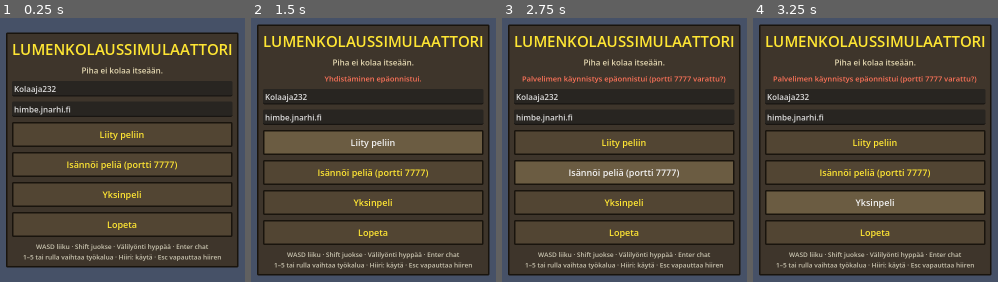
Above: before the commit, frames 1-4 (left to right).
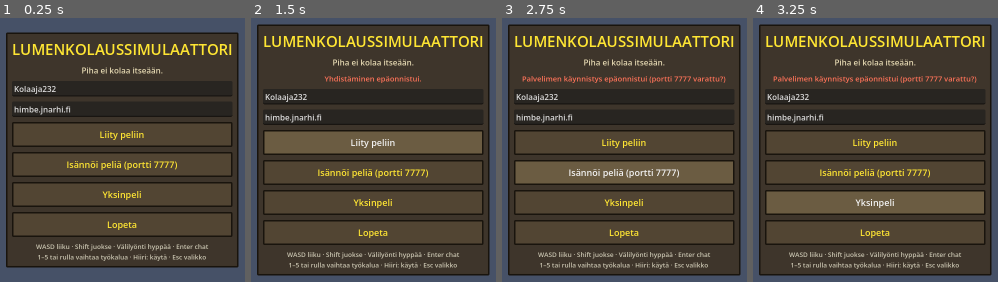
Above: after the commit, the same moments.

Repository: Naarhi/lumenkolaussimulaattori
Game: Godot game, scene res://scenes/main.tscn
Two runs of this game, one before a commit and one after it. Both use one fixed random seed, a clock stepped at 60 frames per second and the inputs below.
Inputs:
- Up to frame 1 (0.25 s): no input
- Up to frame 2 (1.5 s): click "Liity peliin" at 0.5 s; click "Liity peliin" at 1.25 s
- Up to frame 3 (2.75 s): click "Isännöi peliä (portti 7777)" at 2 s
- Up to frame 4 (3.25 s): click "Yksinpeli" at 2.75 s

The runs differ from the first frame. In frame 1, 0.9% of the frame differs, in the area x 9-91%, y 89-93%; in frame 2, 0.9%; in frame 3, 0.9%; in frame 4, 0.9%.

Commit message:
Lisää Esc-valikko, äänenvoimakkuudet ja oma retrotaustamusiikki
Esc avaa taukovalikon: jatka, efektien ja musiikin äänenvoimakkuus (tallentuu
asetuksiin), poistu päävalikkoon ja lopeta. Taustamusiikki "Pihan valssi" on
sävelletty peliä varten ja syntetisoidaan taustasäikeessä OSRS-henkisillä
pulssi- ja kolmioaalloilla.

Co-Authored-By: Claude Opus 5.5 (1M context) <noreply@anthropic.com>
Claude-Session: https://claude.ai/code/session_01VpyirFkfgfmF8FF5pAepcW

Diff:
--- a/project.godot
+++ b/project.godot
@@ -14,6 +14,7 @@
 
 Net="*res://scripts/net.gd"
 Sfx="*res://scripts/retro_sfx.gd"
+Music="*res://scripts/music.gd"
 
 [display]
 
--- a/scripts/hud.gd
+++ b/scripts/hud.gd
@@ -18,6 +18,9 @@
 var _chat_input: LineEdit
 ## Tosi, kun pelaaja kirjoittaa chattiin (liike ja lapio pois päältä).
 var typing := false
+## Tosi, kun Esc-valikko on auki.
+var paused := false
+var _pause: Control
 var _status: Label
 var _game: Control
 var _chat: VBoxContainer
@@ -30,6 +33,7 @@
 
 func _ready() -> void:
 	_build_game_ui()
+	_build_pause_menu()
 	_build_menu()
 	_game.visible = false
 	_menu.visible = false
@@ -37,8 +41,14 @@
 
 # --- Valikko ---------------------------------------------------------------
 
+## Tosi, kun pelaajan ohjaus on pois päältä (chat tai valikko).
+func blocks_input() -> bool:
+	return typing or paused
+
+
 func show_menu(main, message := "") -> void:
 	_menu.set_meta("main", main)
+	_close_pause(false)
 	_menu.visible = true
 	_game.visible = false
 	_status.visible = false
@@ -108,7 +118,7 @@
 	box.add_child(_button("Yksinpeli", func(): _main().start_singleplayer()))
 	box.add_child(_button("Lopeta", func(): get_tree().quit()))
 
-	var help := _label("WASD liiku · Shift juokse · Välilyönti hyppää · Enter chat\n1–5 tai rulla vaihtaa työkalua · Hiiri: käytä · Esc vapauttaa hiiren", 13, Color(0.8, 0.78, 0.7))
+	var help := _label("WASD liiku · Shift juokse · Välilyönti hyppää · Enter chat\n1–5 tai rulla vaihtaa työkalua · Hiiri: käytä · Esc valikko", 13, Color(0.8, 0.78, 0.7))
 	help.horizontal_alignment = HORIZONTAL_ALIGNMENT_CENTER
 	box.add_child(help)
 
@@ -261,7 +271,7 @@
 func _input(event: InputEvent) -> void:
 	if not _game.visible or not (event is InputEventKey) or not event.pressed or event.echo:
 		return
-	if not typing and event.physical_keycode in [KEY_ENTER, KEY_KP_ENTER, KEY_T]:
+	if not typing and not paused and event.physical_keycode in [KEY_ENTER, KEY_KP_ENTER, KEY_T]:
 		typing = true
 		_chat_input.visible = true
 		_chat_input.text = ""
@@ -270,6 +280,73 @@
 	elif typing and event.physical_keycode == KEY_ESCAPE:
 		_close_chat()
 		get_viewport().set_input_as_handled()
+	elif event.physical_keycode == KEY_ESCAPE:
+		if paused:
+			_close_pause(true)
+		else:
+			_open_pause()
+		get_viewport().set_input_as_handled()
+
+
+# --- Esc-valikko --------------------------------------------------------------------
+
+func _build_pause_menu() -> void:
+	_pause = ColorRect.new()
+	(_pause as ColorRect).color = Color(0, 0, 0, 0.45)
+	_pause.set_anchors_preset(Control.PRESET_FULL_RECT)
+	_pause.visible = false
+	add_child(_pause)
+	var panel := PanelContainer.new()
+	panel.add_theme_stylebox_override("panel", _osrs_box())
+	panel.set_anchors_preset(Control.PRESET_CENTER)
+	panel.grow_horizontal = Control.GROW_DIRECTION_BOTH
+	panel.grow_vertical = Control.GROW_DIRECTION_BOTH
+	panel.custom_minimum_size = Vector2(380, 0)
+	_pause.add_child(panel)
+	var box := VBoxContainer.new()
+	box.add_theme_constant_override("separation", 10)
+	panel.add_child(box)
+	var title := _label("Tauko", 26, OSRS_YELLOW)
+	title.horizontal_alignment = HORIZONTAL_ALIGNMENT_CENTER
+	box.add_child(title)
+	box.add_child(_button("Jatka kolaamista", func(): _close_pause(true)))
+	box.add_child(_volume_slider("Efektit", Sfx.BUS))
+	box.add_child(_volume_slider("Musiikki", Music.BUS))
+	box.add_child(_button("Poistu päävalikkoon", func(): _main().leave_game()))
+	box.add_child(_button("Lopeta peli", func(): get_tree().quit()))
+
+
+func _volume_slider(title: String, bus_name: String) -> Control:
+	var row := HBoxContainer.new()
+	var l := _label(title, 17, Color(0.95, 0.9, 0.75))
+	l.custom_minimum_size.x = 110
+	row.add_child(l)
+	var slider := HSlider.new()
+	slider.min_value = 0.0
+	slider.max_value = 1.0
+	slider.step = 0.05
+	slider.value = Sfx.get_volume(bus_name)
+	slider.size_flags_horizontal = Control.SIZE_EXPAND_FILL
+	slider.size_flags_vertical = Control.SIZE_SHRINK_CENTER
+	slider.value_changed.connect(func(v: float):
+		Sfx.set_volume(bus_name, v)
+		if bus_name == Sfx.BUS:
+			Sfx.play_2d(Sfx.SCOOP))
+	row.add_child(slider)
+	return row
+
+
+func _open_pause() -> void:
+	paused = true
+	_pause.visible = true
+	Input.mouse_mode = Input.MOUSE_MODE_VISIBLE
+
+
+func _close_pause(recapture: bool) -> void:
+	paused = false
+	_pause.visible = false
+	if recapture and DisplayServer.get_name() != "headless":
+		Input.mouse_mode = Input.MOUSE_MODE_CAPTURED
 
 
 func _on_chat_submitted(text: String) -> void:
--- a/scripts/main.gd
+++ b/scripts/main.gd
@@ -83,6 +83,19 @@
 
 func join_game(address: String) -> void:
 	_join(address)
+
+
+## Esc-valikon "Poistu päävalikkoon": katkaise yhteys tai lopeta oma palvelin.
+func leave_game() -> void:
+	if multiplayer.is_server():
+		_write_xp()
+	Net.leave()
+	for p in players.get_children():
+		p.queue_free()
+	_carried.clear()
+	_names.clear()
+	_levels.clear()
+	hud.show_menu(self)
 
 
 func _start_server(is_dedicated: bool) -> void:
@@ -504,6 +517,8 @@
 	if Net.cli.has("screenshot"):
 		me.rotation.y = deg_to_rad(float(Net.cli.get("yaw", "0")))
 		me.head.rotation.x = -0.35
+		if Net.cli.has("pause"):
+			hud._open_pause()
 		if Net.cli.has("event") and multiplayer.is_server():
 			events.trigger(int(Net.cli["event"]))
 		await get_tree().create_timer(float(Net.cli.get("wait", "1.5"))).timeout
--- /dev/null
+++ b/scripts/music.gd
@@ -0,0 +1,161 @@
+extends Node
+## Oma Old School RuneScapen henkinen taustamusiikki, joka syntetisoidaan koodissa.
+## Kappale "Pihan valssi" (D-molli, 100 bpm, 16 tahtia) on sävelletty tätä peliä varten.
+## Synteesi tehdään taustasäikeessä, jottei peli nyki käynnistyessä.
+
+const MIX_RATE := 22050
+const BPM := 100.0
+const EIGHTH := 60.0 / BPM / 2.0
+const BUS := "Musiikki"
+
+# Melodia: [sävel, kesto kahdeksasosina]. "." on tauko.
+const MELODY := [
+	["D5", 4], ["F5", 2], ["A5", 2], ["G5", 3], ["F5", 1], ["E5", 2], ["D5", 2],
+	["F5", 4], ["D5", 2], ["A#4", 2], ["C5", 3], ["D5", 1], ["C5", 2], ["A#4", 2],
+	["E5", 4], ["G5", 2], ["E5", 2], ["C5", 3], ["D5", 1], ["E5", 2], ["G5", 2],
+	["A5", 6], ["G5", 2], ["E5", 8],
+	["D5", 4], ["F5", 2], ["A5", 2], ["D6", 3], ["C6", 1], ["A5", 2], ["F5", 2],
+	["G5", 4], ["A#5", 2], ["G5", 2], ["D5", 3], ["E5", 1], ["F5", 2], ["G5", 2],
+	["A5", 3], ["G5", 1], ["F5", 2], ["E5", 2], ["C#5", 4], ["E5", 2], ["A4", 2],
+	["D5", 8], [".", 8],
+]
+# Sointu kahdeksi tahdiksi kerrallaan: pohjasävel ja soinnun sävelet.
+const CHORDS := [
+	["D3", ["D4", "F4", "A4"]],
+	["A#2", ["A#3", "D4", "F4"]],
+	["C3", ["C4", "E4", "G4"]],
+	["A2", ["A3", "C4", "E4"]],
+	["D3", ["D4", "F4", "A4"]],
+	["G2", ["G3", "A#3", "D4"]],
+	["A2", ["A3", "C#4", "E4"]],
+	["D3", ["D4", "F4", "A4"]],
+]
+
+var _player: AudioStreamPlayer
+var _thread: Thread
+var _buf := PackedFloat32Array()
+var _rng := RandomNumberGenerator.new()
+
+
+func _ready() -> void:
+	if DisplayServer.get_name() == "headless":
+		return
+	_player = AudioStreamPlayer.new()
+	_player.bus = BUS
+	_player.volume_db = -4.0
+	add_child(_player)
+	_thread = Thread.new()
+	_thread.start(_compose)
+
+
+func _compose() -> void:
+	var bars := CHORDS.size() * 2
+	var length := int(bars * 8 * EIGHTH * MIX_RATE)
+	_buf.resize(length)
+	_buf.fill(0.0)
+	_rng.seed = 2026
+
+	# Melodia: pehmeä pulssiaalto ja vibrato (OSRS:n "huilu").
+	var t := 0.0
+	for note in MELODY:
+		var duration: float = note[1] * EIGHTH
+		if note[0] != ".":
+			_tone(t, duration * 0.95, _freq(note[0]), 0.16, 0.25, 5.0)
+		t += duration
+
+	for i in CHORDS.size():
+		var start := i * 16 * EIGHTH
+		var root := _freq(CHORDS[i][0])
+		# Basso: pohjasävel, kvintti, oktaavi ja kvintti kahdeksasosina.
+		for step in 16:
+			var f: float = root * [1.0, 1.5, 2.0, 1.5][step % 4]
+			_triangle(start + step * EIGHTH, EIGHTH * 0.9, f, 0.13)
+		# Pehmeä sointumatto
+		for tone in CHORDS[i][1]:
+			_tone(start, 16 * EIGHTH, _freq(tone), 0.035, 0.5, 0.0)
+		# Rummut: matala isku 1. ja 3. iskulla, kohinanapsu 2. ja 4. iskulla.
+		for beat in 8:
+			var bt := start + beat * 2 * EIGHTH
+			if beat % 2 == 0:
+				_kick(bt)
+			else:
+				_snare(bt)
+
+	var data := PackedByteArray()
+	data.resize(length * 2)
+	for i in length:
+		data.encode_s16(i * 2, int(clampf(_buf[i] * 0.9, -1.0, 1.0) * 32767.0))
+	var stream := AudioStreamWAV.new()
+	stream.format = AudioStreamWAV.FORMAT_16_BITS
+	stream.mix_rate = MIX_RATE
+	stream.data = data
+	stream.loop_mode = AudioStreamWAV.LOOP_FORWARD
+	stream.loop_begin = 0
+	stream.loop_end = length
+	_start.call_deferred(stream)
+
+
+func _start(stream: AudioStreamWAV) -> void:
+	_thread.wait_to_finish()
+	print("[Musiikki] Sävelletty %.1f s kappale" % (stream.data.size() / 2.0 / MIX_RATE))
+	if Net.cli.has("music-wav"):
+		stream.save_to_wav(Net.cli["music-wav"])
+	_player.stream = stream
+	_player.play()
+
+
+func _exit_tree() -> void:
+	if _thread and _thread.is_started():
+		_thread.wait_to_finish()
+
+
+static func _freq(note: String) -> float:
+	var names := {"C": 0, "C#": 1, "D": 2, "D#": 3, "E": 4, "F": 5, "F#": 6, "G": 7, "G#": 8, "A": 9, "A#": 10, "B": 11}
+	var octave := int(note.right(1))
+	var semitone: int = names[note.left(note.length() - 1)]
+	var midi := (octave + 1) * 12 + semitone
+	return 440.0 * pow(2.0, (midi - 69) / 12.0)
+
+
+## Pulssiaalto, jossa on pehmeä verhokäyrä ja halutessa vibrato.
+func _tone(start: float, length: float, hz: float, volume: float, duty: float, vibrato_hz: float) -> void:
+	var first := int(start * MIX_RATE)
+	var count := mini(int(length * MIX_RATE), _buf.size() - first)
+	var phase := 0.0
+	for i in count:
+		var sec := float(i) / MIX_RATE
+		var f := hz * (1.0 + 0.006 * sin(TAU * vibrato_hz * sec) * minf(sec * 3.0, 1.0))
+		phase = fposmod(phase + f / MIX_RATE, 1.0)
+		var wave := 1.0 if phase < duty else -1.0
+		var env := minf(sec / 0.02, 1.0) * minf((count - i) / (0.06 * MIX_RATE), 1.0)
+		_buf[first + i] += wave * volume * env
+
+
+func _triangle(start: float, length: float, hz: float, volume: float) -> void:
+	var first := int(start * MIX_RATE)
+	var count := mini(int(length * MIX_RATE), _buf.size() - first)
+	var phase := 0.0
+	for i in count:
+		phase = fposmod(phase + hz / MIX_RATE, 1.0)
+		var wave := 4.0 * absf(phase - 0.5) - 1.0
+		var env := minf(i / 200.0, 1.0) * (1.0 - float(i) / count * 0.6)
+		_buf[first + i] += wave * volume * env
+
+
+func _kick(start: float) -> void:
+	var first := int(start * MIX_RATE)
+	var count := mini(int(0.12 * MIX_RATE), _buf.size() - first)
+	var phase := 0.0
+	for i in count:
+		var k := float(i) / count
+		phase = fposmod(phase + lerpf(120.0, 45.0, k) / MIX_RATE, 1.0)
+		_buf[first + i] += sin(phase * TAU) * 0.22 * (1.0 - k)
+
+
+func _snare(start: float) -> void:
+	var first := int(start * MIX_RATE)
+	var count := mini(int(0.07 * MIX_RATE), _buf.size() - first)
+	var filtered := 0.0
+	for i in count:
+		filtered += (_rng.randf_range(-1.0, 1.0) - filtered) * 0.5
+		_buf[first + i] += filtered * 0.12 * (1.0 - float(i) / count)
--- a/scripts/player.gd
+++ b/scripts/player.gd
@@ -149,7 +149,7 @@
 
 
 func _typing() -> bool:
-	return _main().hud.typing
+	return _main().hud.blocks_input()
 
 
 func _unhandled_input(event: InputEvent) -> void:
@@ -167,8 +167,6 @@
 		select_tool(event.physical_keycode - KEY_1)
 	elif event is InputEventMouseButton and event.pressed and event.button_index in [MOUSE_BUTTON_WHEEL_UP, MOUSE_BUTTON_WHEEL_DOWN]:
 		select_tool(tool + (1 if event.button_index == MOUSE_BUTTON_WHEEL_DOWN else -1))
-	elif event.is_action_pressed("ui_cancel"):
-		Input.mouse_mode = Input.MOUSE_MODE_VISIBLE
 
 
 func _physics_process(delta: float) -> void:
--- a/scripts/random_events.gd
+++ b/scripts/random_events.gd
@@ -19,6 +19,9 @@
 
 
 func start_server() -> void:
+	if _timer:
+		_schedule()
+		return
 	_timer = Timer.new()
 	_timer.one_shot = true
 	_timer.timeout.connect(_on_timer)
--- a/scripts/retro_sfx.gd
+++ b/scripts/retro_sfx.gd
@@ -4,6 +4,8 @@
 enum { SCOOP, THROW, LEVEL_UP, ANNOUNCE, FOOTSTEP, ENGINE, FLAME, SALT, SCRAPE }
 
 const MIX_RATE := 22050
+const BUS := "Efektit"
+const SETTINGS_PATH := "user://asetukset.cfg"
 
 var _streams := {}
 # Packed-taulukot välitetään arvona, joten syntetisaattori kirjoittaa tähän jäsenmuuttujaan.
@@ -11,12 +13,48 @@
 
 
 func _ready() -> void:
+	_setup_buses()
 	for kind in [SCOOP, THROW, LEVEL_UP, ANNOUNCE, FOOTSTEP, ENGINE, FLAME, SALT, SCRAPE]:
 		_streams[kind] = _make_stream(kind)
 
 
+# --- Äänenvoimakkuudet -------------------------------------------------------------
+
+func _setup_buses() -> void:
+	var config := ConfigFile.new()
+	config.load(SETTINGS_PATH)
+	for bus_name in [BUS, Music.BUS]:
+		if AudioServer.get_bus_index(bus_name) == -1:
+			AudioServer.add_bus()
+			AudioServer.set_bus_name(AudioServer.bus_count - 1, bus_name)
+			AudioServer.set_bus_send(AudioServer.bus_count - 1, "Master")
+		_apply_volume(bus_name, config.get_value("aanet", bus_name, 0.8))
+
+
+## Äänenvoimakkuus 0..1 väylälle "Efektit" tai "Musiikki". Tallennetaan asetuksiin.
+func set_volume(bus_name: String, linear: float) -> void:
+	_apply_volume(bus_name, linear)
+	var config := ConfigFile.new()
+	config.load(SETTINGS_PATH)
+	config.set_value("aanet", bus_name, linear)
+	config.save(SETTINGS_PATH)
+
+
+func get_volume(bus_name: String) -> float:
+	return db_to_linear(AudioServer.get_bus_volume_db(AudioServer.get_bus_index(bus_name)))
+
+
+func _apply_volume(bus_name: String, linear: float) -> void:
+	var index := AudioServer.get_bus_index(bus_name)
+	AudioServer.set_bus_volume_db(index, linear_to_db(maxf(linear, 0.0001)))
+	AudioServer.set_bus_mute(index, linear <= 0.001)
+
+
+# --- Toisto -------------------------------------------------------------------------
+
 func play_at(kind: int, world_position: Vector3, parent: Node) -> void:
 	var player := AudioStreamPlayer3D.new()
+	player.bus = BUS
 	player.stream = _streams[kind]
 	player.unit_size = 6.0
 	parent.add_child(player)
@@ -27,6 +65,7 @@
 
 func play_2d(kind: int) -> void:
 	var player := AudioStreamPlayer.new()
+	player.bus = BUS
 	player.stream = _streams[kind]
 	add_child(player)
 	player.finished.connect(player.queue_free)
Not shown, added: scripts/music.gd.uid
